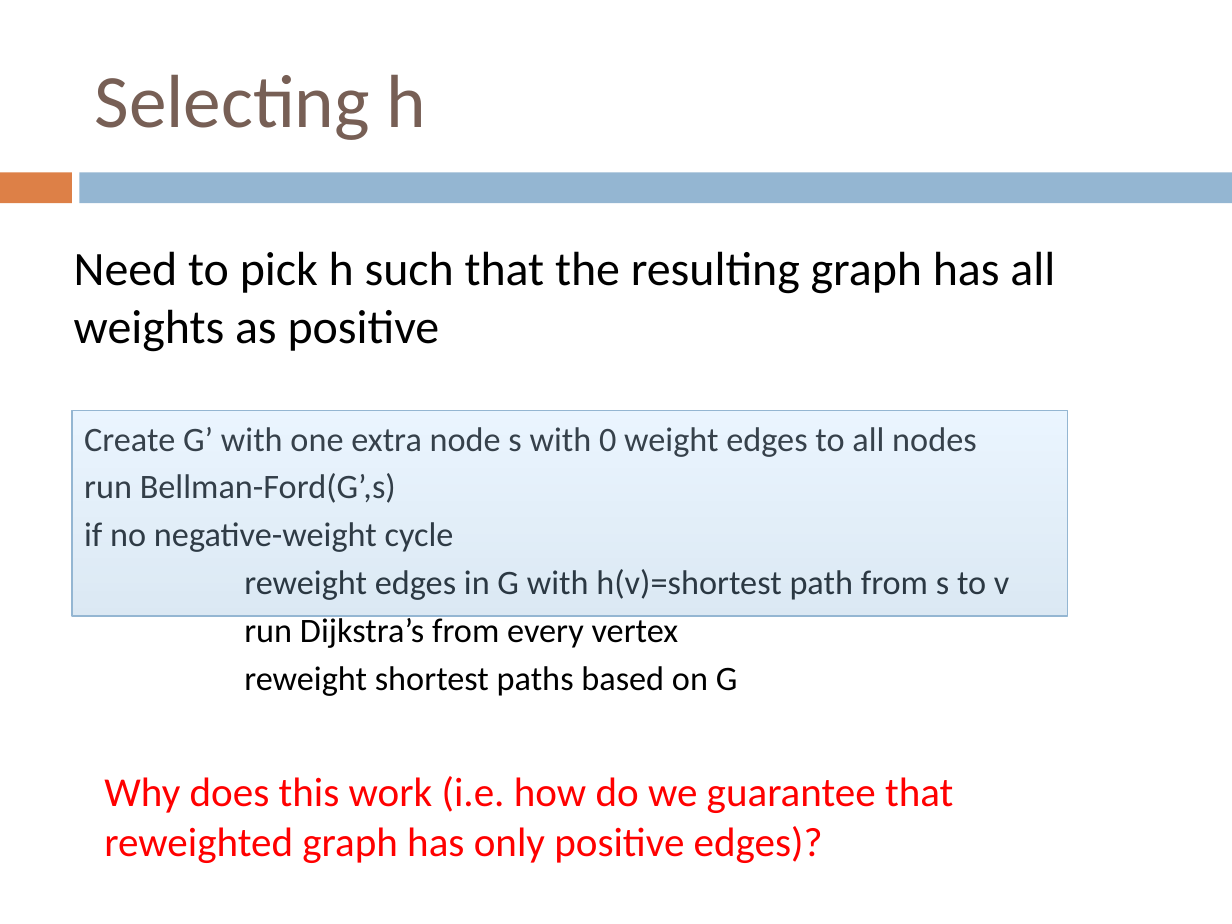
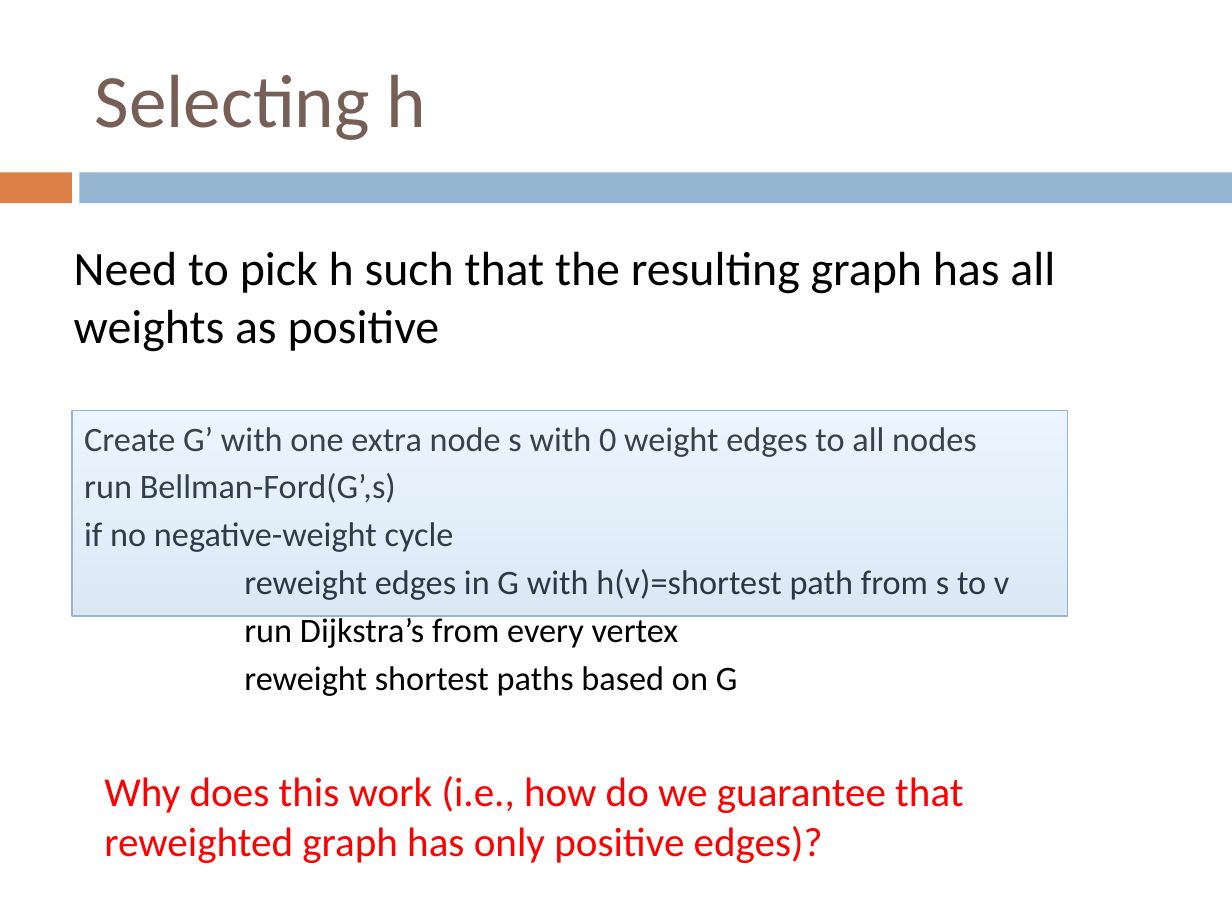
Before and after one commit to Collins-kariuk/Algorithms, a slide deck: slide 91 of Lectures/Lecture 20_All-Pairs Shortest Paths.pptx. Drawn at 1232x924 pixels with LibreOffice and Linux fonts; fonts in the diff are those of the drawing. Boxes give left, top, right and bottom in pixels: in the first picture for what was removed or moved away, otherwise in the second. Text is boxed around its words. In the diff, an @@ line names an element or a change of style, - is before the commit and + after.

```diff
--- a/Lectures/Lecture 20_All-Pairs Shortest Paths.pptx
+++ b/Lectures/Lecture 20_All-Pairs Shortest Paths.pptx
@@ text at (x1=104, y1=776, x2=963, y2=863): text changed @@
-Why does this work (i.e. how do we guarantee that reweighted graph has only positive edges)?
+Why does this work (i.e., how do we guarantee that reweighted graph has only positive edges)?
```
Also in this commit, not shown: 4 other slides changed, 2 other files.
